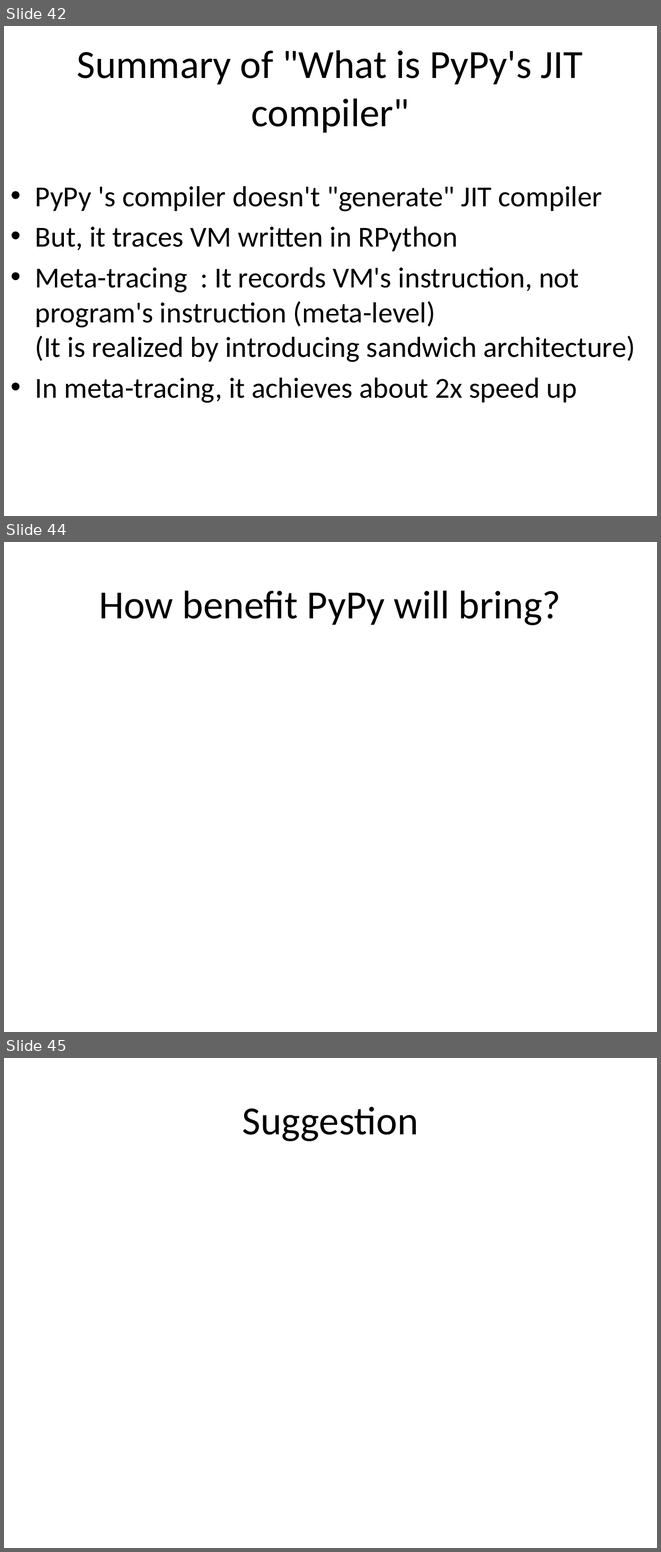
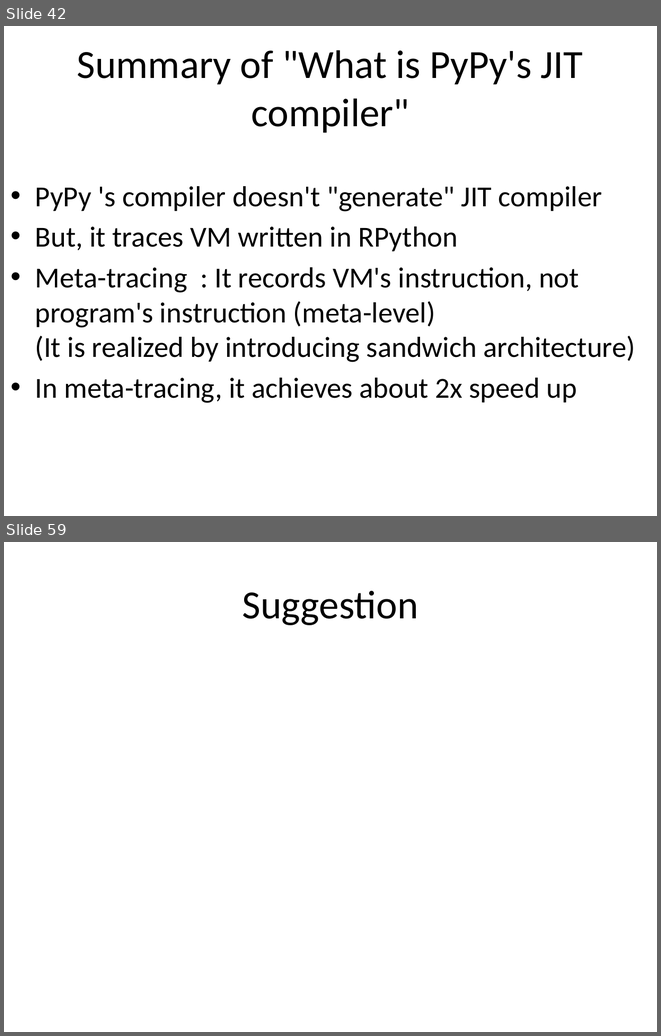
Before and after one commit to ryotaro/pyconjp2012slide, a slide deck: master/Fundamental Technologies Used in PyPy JIT Compiler.pptx. Shown one above the other, each under a label of ours: slides 42, 44 and 45 before the commit, slides 42 and 59 after it; the slides between them are not shown. The pictures are 661x1552 and 661x1036 pixels, drawn with LibreOffice and Linux fonts; fonts in the diff are those of the drawing. Boxes give left, top, right and bottom in pixels: in the first picture for what was removed or moved away, otherwise in the second. Text is boxed around its words. In the diff, an @@ line names an element or a change of style, - is before the commit and + after.

```diff
--- a/master/Fundamental Technologies Used in PyPy JIT Compiler.pptx
+++ b/master/Fundamental Technologies Used in PyPy JIT Compiler.pptx
@@ slide 44 removed at <box>4,542,657,1032</box>, background #FFFFFF @@
@@ title removed at <box>99,590,561,625</box> @@
-How benefit PyPy will bring?
@@ what was slide 45 is now slide 59 @@
```
Also in this commit, not shown: 16 slides added, 1 other slide removed.
